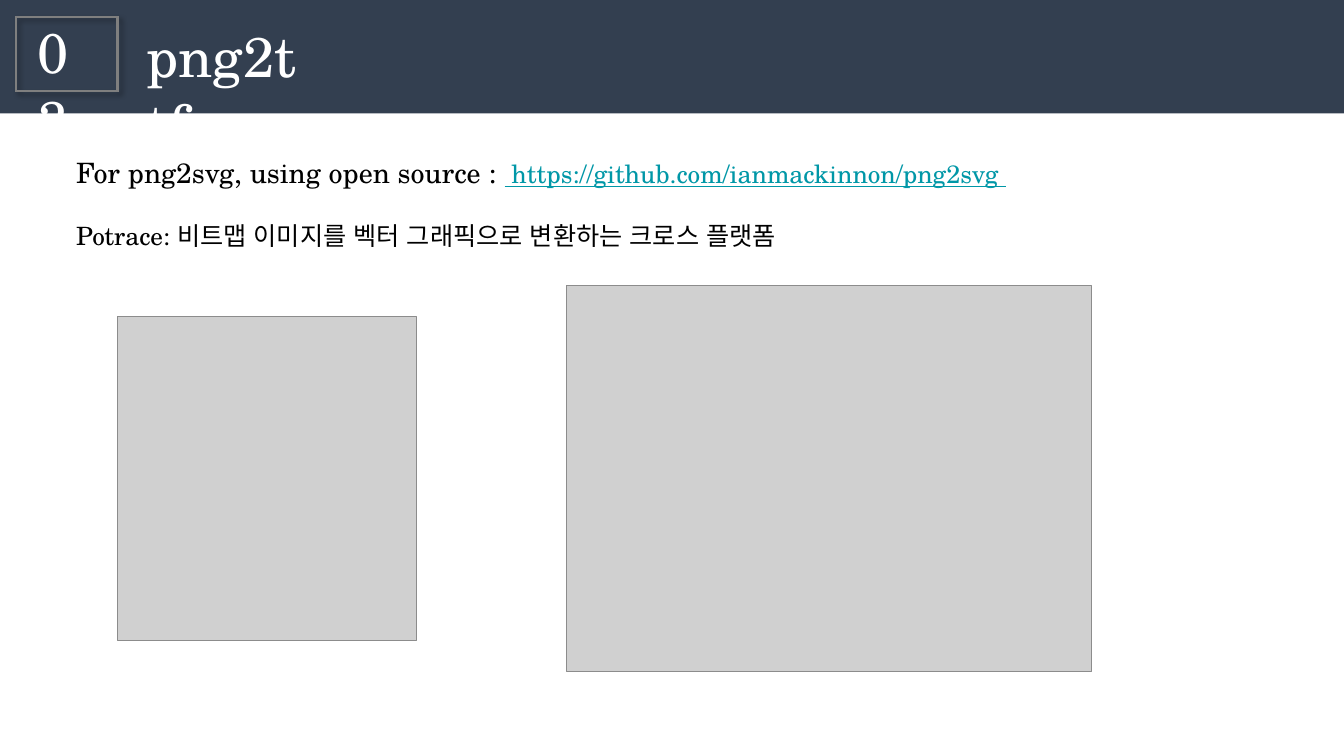
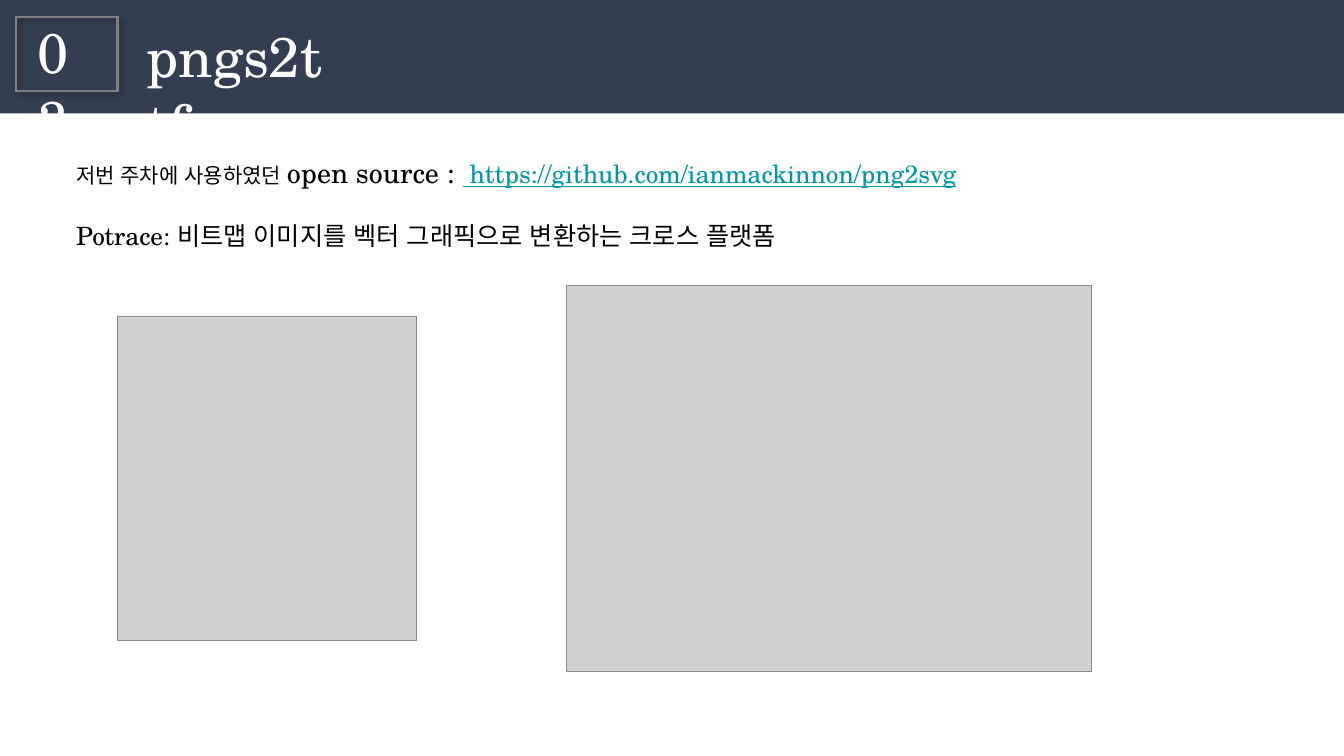
Before and after one commit to dasollee2525/Capstone-project, a slide deck: slide 6 of docs/pptx/weekly progress week3.pptx. Drawn at 1344x756 pixels with LibreOffice and Linux fonts; fonts in the diff are those of the drawing; grey boxes stand for pictures. Boxes give left, top, right and bottom in pixels: in the first picture for what was removed or moved away, otherwise in the second. Text is boxed around its words. In the diff, an @@ line names an element or a change of style, - is before the commit and + after.

```diff
--- a/docs/pptx/weekly progress week3.pptx
+++ b/docs/pptx/weekly progress week3.pptx
@@ text at [137,17,339,95]: text changed @@
-png2ttf
+pngs2ttf
@@ text at [76,164,957,189]: text changed @@
-For png2svg, using open source : https://github.com/ianmackinnon/png2svg
+저번 주차에 사용하였던 open source : https://github.com/ianmackinnon/png2svg
```
Also in this commit, not shown: 3 other slides changed, 1 slide added, 2 slides removed.
